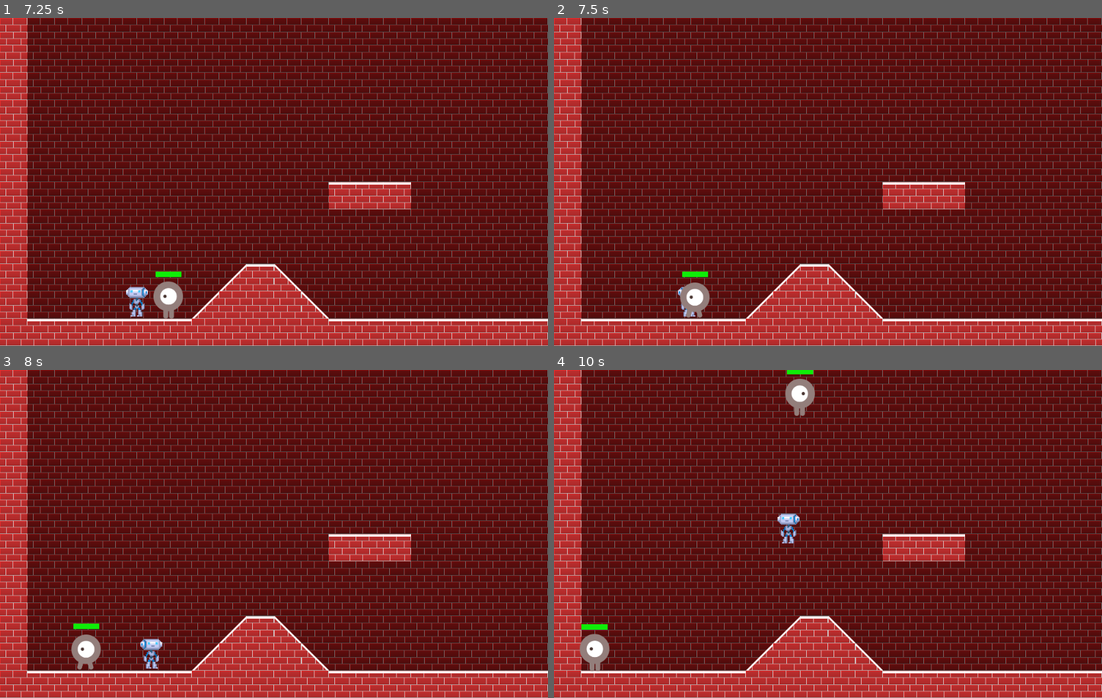
Above: before the commit, frames 1-4 (two rows, left to right).
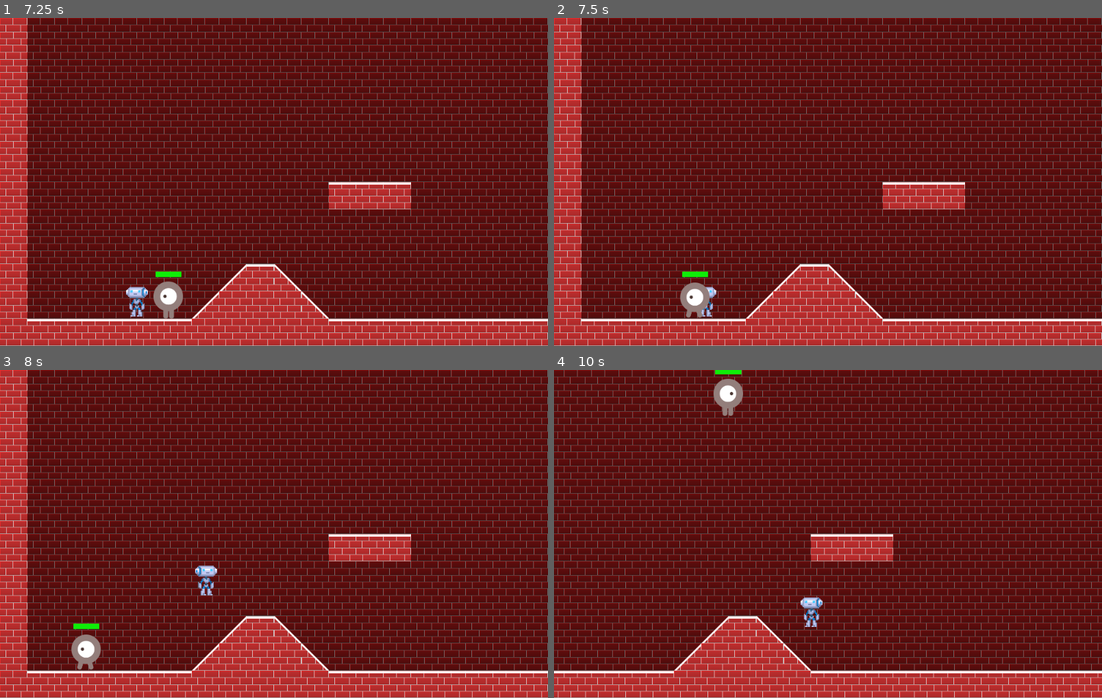
Above: after the commit, the same moments.

Repository: Ruefa/godot_test
Game: Godot game, scene res://Main.tscn
The game is run twice, just before and just after one commit, with the same random seed, the same clock (stepped at 60 frames per second) and the same inputs.
Inputs:
- Up to frame 1 (7.25 s): tap Enter at 0.5 s; hold Right (ui_right) 0.53-2.03 s; tap Up (ui_up) at 0.77, 1.52, 3.02, 3.77, 4.52, 6.02, 6.77 s; hold Left (ui_left) 2.03-2.78 s; hold Right (ui_right) 2.78-4.28 s; hold Left (ui_left) 4.28-5.03 s; hold Right (ui_right) 5.03-5.78 s; hold Left (ui_left) from 5.78 s (still down)
- Up to frame 2 (7.5 s): release Left (ui_left) at 7.28 s; hold Right (ui_right) from 7.28 s (still down)
- Up to frame 3 (8 s): keep holding Right (ui_right); tap Up (ui_up) at 7.52 s
- Up to frame 4 (10 s): tap Up (ui_up) at 9.02, 9.77 s; release Right (ui_right) at 9.53 s; hold Left (ui_left) from 9.53 s (still down)

Frame 1 is identical in both runs. In frame 2, 0.1% of the frame differs, in the area x 22-30%, y 81-92%; in frame 3, 0.5%; in frame 4, 27%, in the area x 0-100%, y 0-100%.
Error before the commit: Invalid get index 'damage' (on base: 'KinematicBody2D (Monster.gd)'). (res://Player.gd:63)

Commit message:
added damage to monster

Diff:
--- a/Side Scroll/Monster.gd
+++ b/Side Scroll/Monster.gd
@@ -2,11 +2,13 @@
 
 const MOVE_SPEED = 200
 const MAX_HP = 100
+const BASE_DAMAGE = 50
 
 var consts = load("res://Constants.gd")
 var velocity = Vector2(0,0)
 var curDirection = 1
 var health
+var damage = BASE_DAMAGE
 
 # Called when the node enters the scene tree for the first time.
 func _ready():
--- a/Side Scroll/Monster.tscn
+++ b/Side Scroll/Monster.tscn
@@ -24,7 +24,6 @@
 pause_mode = 1
 scale = Vector2( 0.5, 0.5 )
 collision_layer = 4
-collision_mask = 5
 script = ExtResource( 1 )
 
 [node name="AnimatedSprite" type="AnimatedSprite" parent="."]
